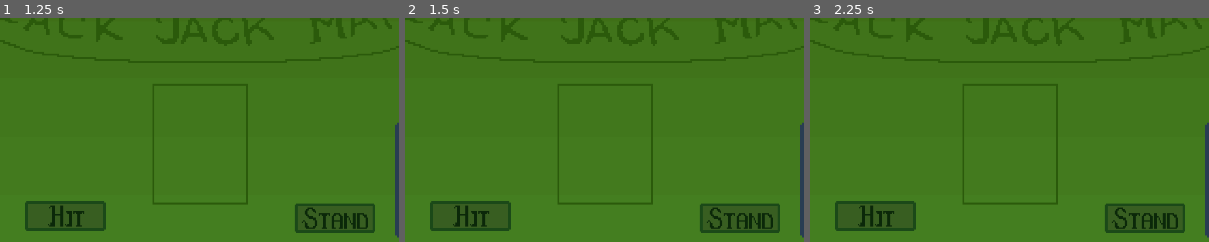
Above: before the commit, frames 1-3 (left to right).
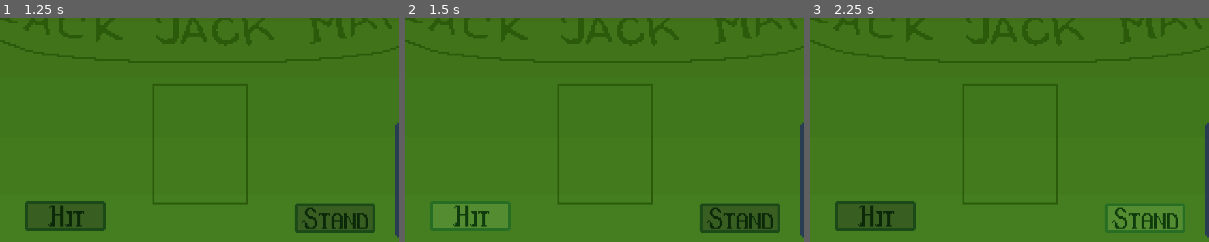
Above: after the commit, the same moments.

Repository: KANKAN25/BlackJackMafia
Game: Godot game, scene res://Main.tscn
Two runs of this game, one before a commit and one after it. Both use one fixed random seed, a clock stepped at 60 frames per second and the inputs below.
Inputs (mouse positions are % of the whole screen's width and height, from its top left):
- Up to frame 1 (1.25 s): click (92, 69) at 0.5 s
- Up to frame 2 (1.5 s): click (33, 94) at 1.25 s
- Up to frame 3 (2.25 s): click (67, 95) at 2 s
The pictures show only the part of the screen within x 25-75%, y 50-100%; the shares and areas given below are measured in that part.

Frame 1 is identical in both runs. In frame 2, 2.4% of the frame differs, in the area x 6-27%, y 81-96%; in frame 3, 2.2%.
Error after the commit: Parse Error: Preload file "res://assets/Cards/Backside_Card.png" does not exist. (res://GameManager.gd:4)

Commit message:
the rest of the skills code

Diff:
--- a/InputManager.gd
+++ b/InputManager.gd
@@ -8,11 +8,12 @@
 
 var card_manager_reference
 var deck_reference
-
+var game_manager_reference
 
 func _ready() -> void:
 	card_manager_reference = $"../CardManager"
 	deck_reference = $"../Deck"
+	game_manager_reference = $"../GameManager"
 
 
 func _input(event):
@@ -25,19 +26,37 @@
 
 
 func raycast_at_cursor():
-	var space_state = get_world_2d() .direct_space_state
+	var space_state = get_world_2d().direct_space_state
 	var parameters = PhysicsPointQueryParameters2D.new()
 	parameters.position = get_global_mouse_position()
 	parameters.collide_with_areas = true
 	parameters.collision_mask = 1
 	var result = space_state.intersect_point(parameters)
 	if result.size() > 0:
-		var result_collision_mask = result[0].collider.collision_mask
-		if result_collision_mask == COLLISION_MASK_CARD:
+		var _result_collision_mask = result[0].collider.collision_mask
+		#if result_collision_mask == COLLISION_MASK_CARD:
 			#card clicked
-			var card_found = result[0].collider.get_parent()
+			#var card_found = result[0].collider.get_parent()
 			#if card_found:
 			#	card_manager_reference.start_drag(card_found)
-		elif result_collision_mask == COLLISION_MASK_DECK:
-			#deck clicked
-			deck_reference.draw_card()
+		#elif result_collision_mask == COLLISION_MASK_DECK:
+		#	game_manager_reference.on_deck_clicked()
+
+
+func _on_hit_pressed() -> void:
+	game_manager_reference._on_HitButton_pressed()
+
+func _on_stand_pressed() -> void:
+	game_manager_reference._on_StandButton_pressed()
+
+func _on_hit_mouse_entered() -> void:
+	$"../Hit".modulate = Color(1.5, 1.5, 1.5)
+
+func _on_stand_mouse_entered() -> void:
+	$"../Stand".modulate = Color(1.5, 1.5, 1.5)
+
+func _on_hit_mouse_exited() -> void:
+	$"../Hit".modulate = Color(1, 1, 1)
+
+func _on_stand_mouse_exited() -> void:
+	$"../Stand".modulate = Color(1, 1, 1)
--- a/Main.tscn
+++ b/Main.tscn
@@ -1,6 +1,6 @@
 [gd_scene load_steps=14 format=3 uid="uid://ctif7h811ps0r"]
 
-[ext_resource type="Script" uid="uid://42dfomsyyprk" path="res://Main.gd" id="1_03owx"]
+[ext_resource type="Script" uid="uid://bnqt56giruvvj" path="res://GameManager.gd" id="1_2gh4u"]
 [ext_resource type="Script" uid="uid://c01fw7qft6o4h" path="res://CardManager.gd" id="1_uu6xs"]
 [ext_resource type="Script" uid="uid://2uf5afusoag4" path="res://PlayerHand.gd" id="2_uu6xs"]
 [ext_resource type="Script" uid="uid://dhsfrqrxmkril" path="res://Deck.gd" id="3_cm0pq"]
@@ -17,7 +17,6 @@
 size = Vector2(204.414, 251.343)
 
 [node name="Main" type="Node2D"]
-script = ExtResource("1_03owx")
 
 [node name="BG" type="Sprite2D" parent="."]
 position = Vector2(959.25, 540.5)
@@ -93,4 +92,13 @@
 scale = Vector2(0.425, 0.425)
 texture_normal = ExtResource("20_hri7i")
 
-[connection signal="pressed" from="SkillsBtn" to="." method="_on_skills_btn_pressed"]
+[node name="GameManager" type="Node2D" parent="."]
+script = ExtResource("1_2gh4u")
+
+[connection signal="pressed" from="SkillsBtn" to="GameManager" method="_on_skills_button_pressed"]
+[connection signal="mouse_entered" from="Hit" to="InputManager" method="_on_hit_mouse_entered"]
+[connection signal="mouse_exited" from="Hit" to="InputManager" method="_on_hit_mouse_exited"]
+[connection signal="pressed" from="Hit" to="InputManager" method="_on_hit_pressed"]
+[connection signal="mouse_entered" from="Stand" to="InputManager" method="_on_stand_mouse_entered"]
+[connection signal="mouse_exited" from="Stand" to="InputManager" method="_on_stand_mouse_exited"]
+[connection signal="pressed" from="Stand" to="InputManager" method="_on_stand_pressed"]
--- a/PlayerHand.gd
+++ b/PlayerHand.gd
@@ -1,37 +1,44 @@
 extends Node2D
 
-const CARD_SCENE_PATH = "res://Card2.tscn"
+const CARD_SCENE_PATH = "res://Scenes/Card.tscn"
 const CARD_WIDTH = 229
-const HAND_Y_POSITION = 840
-
-
+const PLAYER_HAND_Y = 840
+const DEALER_HAND_Y = 200
 
 var player_hand = []
+var dealer_hand = []
 var center_screen_x
 
+func _ready() -> void:
+	center_screen_x = get_viewport().size.x / 2.0
 
-func _ready() -> void:
-	center_screen_x = get_viewport().size.x/2
+func add_card_to_hand(card: Node2D, dealer: bool = false) -> void:
+	if dealer:
+		dealer_hand.append(card)
+		update_hand_positions(dealer_hand, DEALER_HAND_Y)
+	else:
+		player_hand.append(card)
+		update_hand_positions(player_hand, PLAYER_HAND_Y)
 
+func update_hand_positions(hand: Array, y_pos: int) -> void:
+	var visible_cards = []
+	for card in hand:
+		if is_instance_valid(card) and card.visible:
+			visible_cards.append(card)
 
-func add_card_to_hand(card):
-	player_hand.insert(0, card)
-	update_hand_positions()
+	var total_cards = visible_cards.size()
+	if total_cards == 0:
+		return
 
-func update_hand_positions():
-	for i in range(player_hand.size()):
-		#get new card position based on the index passed in
-		var new_position = Vector2(calculate_card_position(i), HAND_Y_POSITION)
-		var card = player_hand[i]
+	var total_width = (total_cards - 1) * CARD_WIDTH
+	for i in range(total_cards):
+		var x_pos = center_screen_x + i * CARD_WIDTH - total_width / 2.0
+		var new_position = Vector2(x_pos, y_pos)
+		var card = visible_cards[i]
 		animate_card_to_position(card, new_position)
 
-
-func calculate_card_position(index):
-	var total_width = (player_hand.size() -1) * CARD_WIDTH
-	var x_offset = center_screen_x + index * CARD_WIDTH - total_width /2
-	return x_offset
-
-
-func animate_card_to_position(card, new_position):
+func animate_card_to_position(card: Node2D, new_position: Vector2) -> void:
+	if not is_instance_valid(card):
+		return
 	var tween = get_tree().create_tween()
 	tween.tween_property(card, "position", new_position, 0.1)
--- /dev/null
+++ b/Scenes/Card.gd
@@ -0,0 +1,3 @@
+extends Node2D
+
+var card_id: String = ""
--- /dev/null
+++ b/SkillEffects.gd
@@ -0,0 +1,79 @@
+extends Node
+
+# Signal to notify when a skill is used
+signal skill_used(skill_name: String)
+
+# References to other nodes
+var game_manager: Node
+var deck: Node
+
+func _ready():
+	game_manager = get_node("../GameManager")
+	deck = get_node("../Deck")
+
+# Peek - See one of the dealer's hidden cards
+func use_peek() -> void:
+	var dealer_hand = game_manager.dealer_hand
+	if dealer_hand.size() >= 2:
+		# Show the second card (index 1) which is usually hidden
+		var card = dealer_hand[1]
+		var card_name = card.card_id
+		var card_image_path = "res://assets/Cards/" + card_name + ".png"
+		card.get_node("CardImage").texture = load(card_image_path)
+		print("👁️ Peeked at dealer's hidden card: ", card_name)
+	emit_signal("skill_used", "Peek_Icon")
+
+# Swap - Swap last drawn card with a random card from top 3
+func use_swap() -> void:
+	if game_manager.player_hand.size() > 0:
+		var last_card = game_manager.player_hand[-1]
+		var top_cards = deck.peek_top_cards(3)
+		if top_cards.size() > 0:
+			var random_card = top_cards[randi() % top_cards.size()]
+			# Remove last card and add new one
+			game_manager.player_hand.pop_back()
+			game_manager.player_hand.append(random_card)
+			print("🔄 Swapped last card with: ", random_card.card_id)
+	emit_signal("skill_used", "Swap_Icon")
+
+# Blackjack Boost - If hand is 20, count as 21
+func use_blackjack_boost() -> void:
+	var hand_value = game_manager.calculate_hand_value(game_manager.player_hand)
+	if hand_value == 20:
+		print("💪 Blackjack Boost activated! 20 counts as 21!")
+		# We'll handle this in the calculate_hand_value function
+	emit_signal("skill_used", "Blackjack_Boost_Icon")
+
+# X-Ray - See next card in deck
+func use_xray() -> void:
+	var next_card = deck.peek_next_card()
+	if next_card:
+		print("🔍 Next card will be: ", next_card.card_id)
+	emit_signal("skill_used", "X_Ray_Icon")
+
+# Guardian Angel - Prevent bust
+func use_guardian_angel() -> void:
+	print("👼 Guardian Angel activated! You won't bust this turn!")
+	# We'll handle this in the test_hand function
+	emit_signal("skill_used", "Guardian_Angel_Icon")
+
+# Nullify - Cancel one boss passive effect
+func use_nullify() -> void:
+	print("❌ Nullify activated! Boss passive effect cancelled!")
+	# This will be implemented when boss mechanics are added
+	emit_signal("skill_used", "Nullify_Icon")
+
+# Triple Draw - Draw 3 cards and keep one
+func use_triple_draw() -> void:
+	var drawn_cards = []
+	for i in range(3):
+		var card = deck.draw_card()
+		if card:
+			drawn_cards.append(card)
+
+	if drawn_cards.size() > 0:
+		# For now, we'll just keep the first card
+		# TODO: Add UI to let player choose which card to keep
+		game_manager.player_hand.append(drawn_cards[0])
+		print("🎴 Triple Draw: Kept card: ", drawn_cards[0].card_id)
+	emit_signal("skill_used", "Triple_Draw_Icon")
--- a/SkillsManager.gd
+++ b/SkillsManager.gd
@@ -1,4 +1,6 @@
 extends Node2D
+
+signal skill_selected(skill_name: String)
 
 const SKILL_SCENE_PATH = "res://Scenes/Skill.tscn"
 
@@ -27,7 +29,18 @@
 
 func _input(event):
 	if event is InputEventMouseButton and event.button_index == MOUSE_BUTTON_LEFT and event.pressed:
-		print("click")
+		# Check if click is within any skill area
+		var skill_nodes = ["Skill", "Skill2", "Skill3"]
+		for i in range(current_skills.size()):
+			var skill_node = get_node("window/" + skill_nodes[i])
+			if skill_node:
+				var collision_shape = skill_node.get_node("Icon/Area2D/CollisionShape2D")
+				if collision_shape:
+					var rect = Rect2(collision_shape.global_position - collision_shape.shape.size/2, collision_shape.shape.size)
+					if rect.has_point(event.position):
+						print("🎯 Selected skill: ", current_skills[i])
+						emit_signal("skill_selected", current_skills[i])
+						return
 
 func _ready() -> void:
 	randomize()  # Initialize the random number generator
Not shown, added: Scenes/Card.gd.uid
